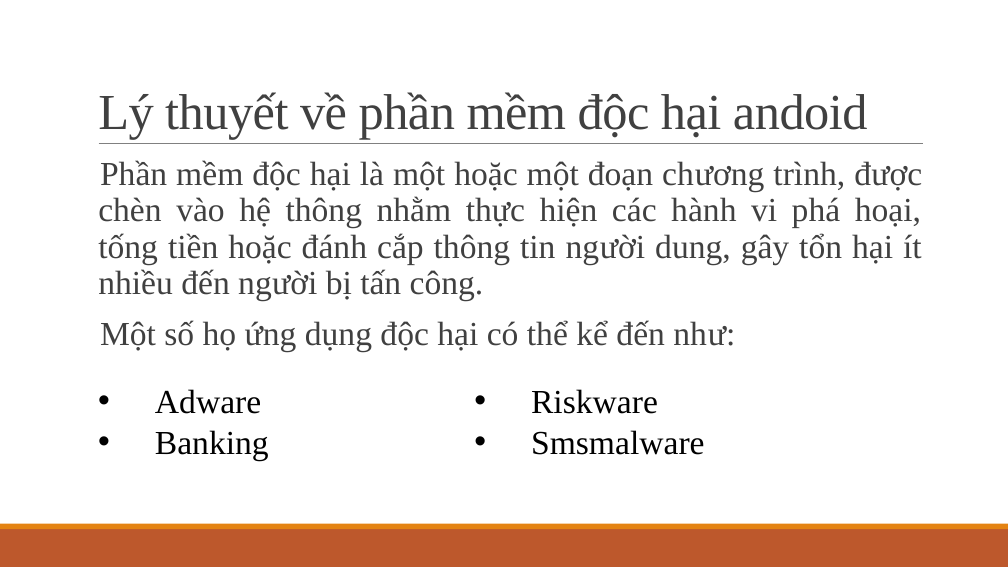
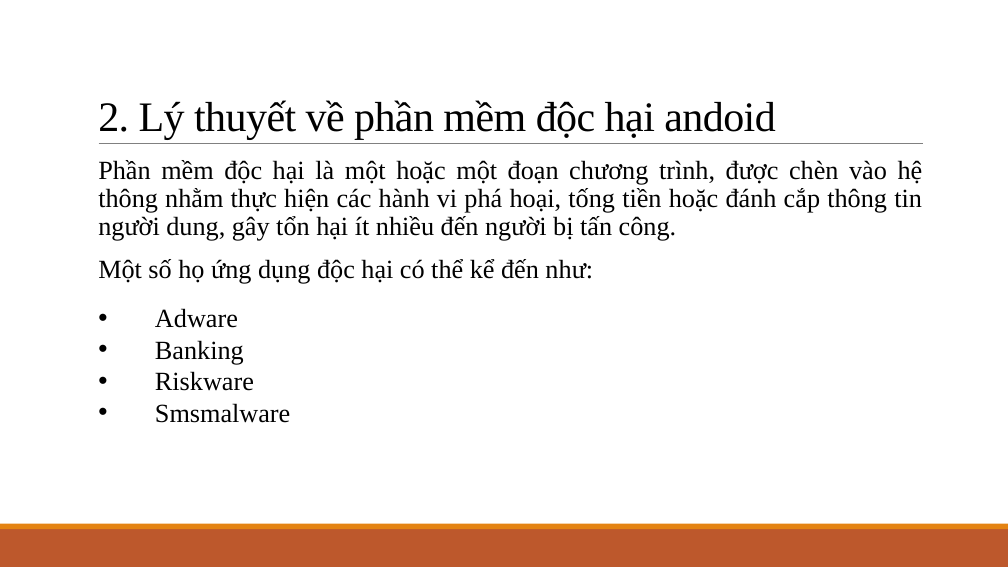
Before and after one commit to KMA-CT3-TTCS/document, a slide deck: slide 4 of Thái-Thị-Thanh-Vân_Nhóm1_v1.0.pptx. Drawn at 1008x567 pixels with LibreOffice and Linux fonts; fonts in the diff are those of the drawing. Boxes give left, top, right and bottom in pixels: in the first picture for what was removed or moved away, otherwise in the second. Text is boxed around its words. In the diff, an @@ line names an element or a change of style, - is before the commit and + after.

```diff
--- a/Thái-Thị-Thanh-Vân_Nhóm1_v1.0.pptx
+++ b/Thái-Thị-Thanh-Vân_Nhóm1_v1.0.pptx
@@ title at (98,100,776,139): text changed; size 48 to 40 pt; text colour #404040 to #000000 @@
-Lý thuyết về phần mềm độc hại andoid
+2. Lý thuyết về phần mềm độc hại andoid
@@ text "Phần mềm độc hại là ..." at (98,160,923,284): size 32 to 25 pt, text colour #404040 to #000000 @@
@@ text "Adware": place and size @@
-text "Adware" at (155,389,269,460)
+text "Adware" at (155,308,290,423)
@@ text at (155,308,244,365): size 32 to 25 pt in "Adware", "Banking" @@
@@ text at (155,371,290,423): paragraphs added @@
+• Riskware
+• Smsmalware
@@ text removed at (531,389,705,455) @@
-• Riskware
-• Smsmalware
```
Also in this commit, not shown: 16 other slides changed, 4 slides added, 2 slides removed.
